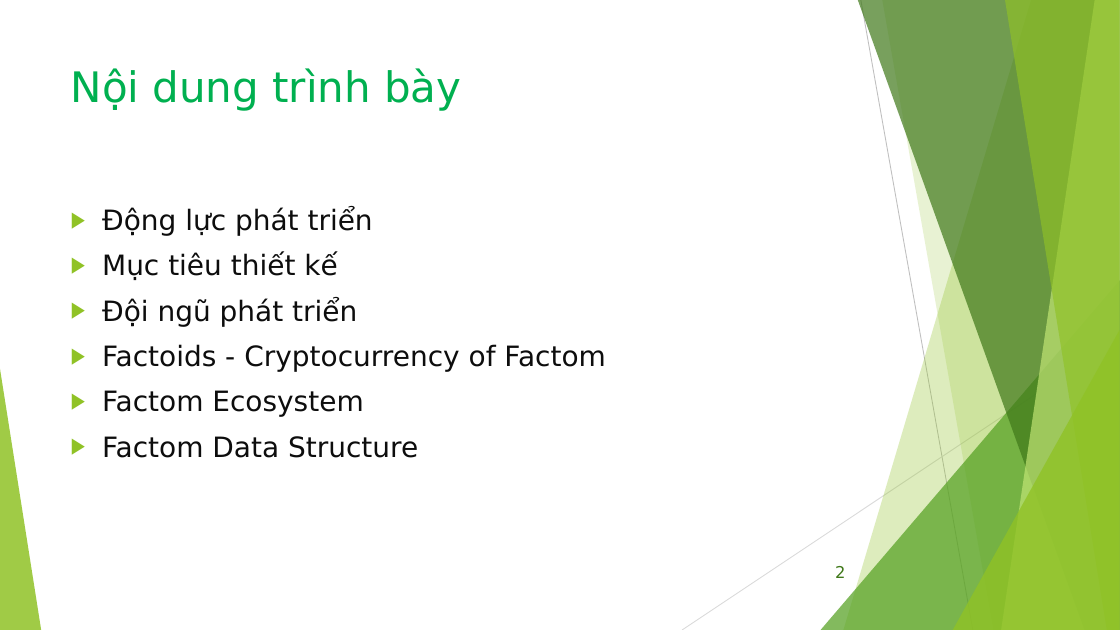
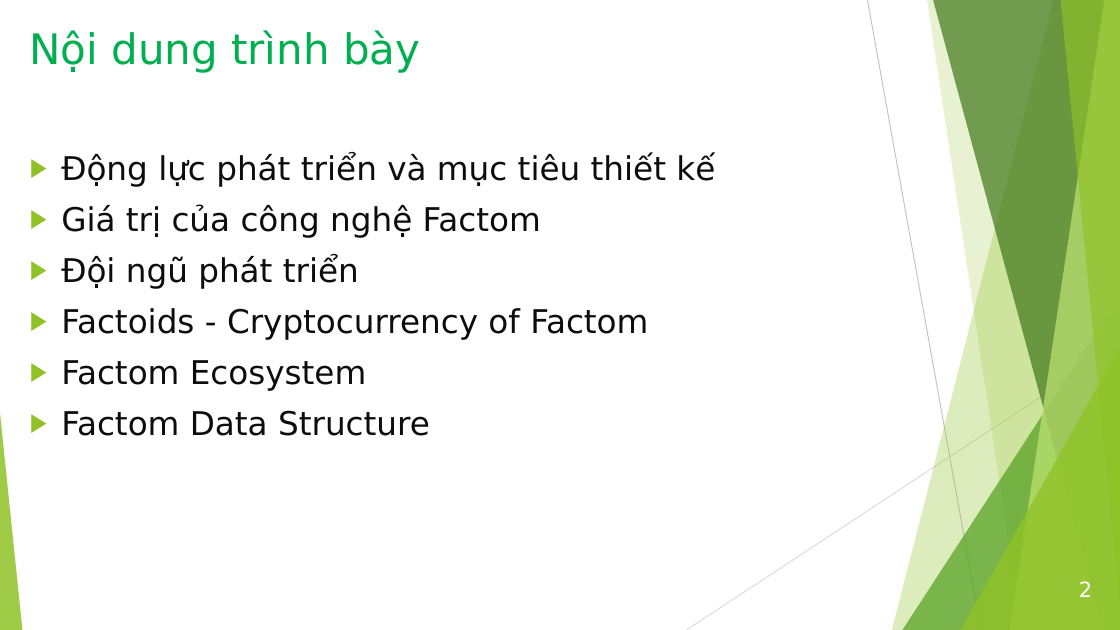
Before and after one commit to bku-blockchain/factom-research, a slide deck: slide 2 of docs/Factom_Intro_2.pptx. Drawn at 1120x630 pixels with LibreOffice and Linux fonts; fonts in the diff are those of the drawing. Boxes give left, top, right and bottom in pixels: in the first picture for what was removed or moved away, otherwise in the second. Text is boxed around its words. In the diff, an @@ line names an element or a change of style, - is before the commit and + after.

```diff
--- a/docs/Factom_Intro_2.pptx
+++ b/docs/Factom_Intro_2.pptx
@@ title "Nội dung trình bày": place and size @@
-title "Nội dung trình bày" at (71, 68, 461, 111)
+title "Nội dung trình bày" at (29, 30, 420, 73)
@@ line moved from (861, 0) - (973, 630) to (868, 0) - (981, 630) @@
@@ freeform shape: place and size @@
-freeform shape at (844, 0, 1120, 630)
+freeform shape at (892, 0, 1120, 630)
@@ freeform shape: place and size @@
-freeform shape at (882, 0, 1120, 630)
+freeform shape at (928, 0, 1120, 630)
@@ freeform shape: place and size @@
-freeform shape at (858, 0, 1120, 630)
+freeform shape at (933, 0, 1120, 630)
@@ freeform shape: place and size @@
-freeform shape at (1002, 0, 1120, 630)
+freeform shape at (1010, 0, 1120, 630)
@@ freeform shape: place and size @@
-freeform shape at (1005, 0, 1120, 630)
+freeform shape at (1061, 0, 1120, 630)
@@ text "Động lực phát triển và ...": place and size @@
-text "Động lực phát triển và ..." at (102, 208, 605, 458)
+text "Động lực phát triển và ..." at (61, 153, 715, 436)
@@ text at (61, 153, 715, 238): text changed; size 24 to 28 pt @@
-▶ Động lực phát triển
-▶ Mục tiêu thiết kế
+▶ Động lực phát triển và mục tiêu thiết kế
+▶ Giá trị của công nghệ Factom
@@ text at (61, 255, 648, 436): size 24 to 28 pt in "Đội ngũ phát triển", "Factoids - Cryptocurrency of Factom", "Factom Ecosystem", "Factom Data Structure" @@
@@ triangle: place and size @@
-triangle at (821, 280, 1120, 630)
+triangle at (902, 280, 1120, 630)
@@ line moved from (1120, 339) - (682, 630) to (1120, 339) - (686, 630) @@
@@ triangle: place and size @@
-triangle at (953, 330, 1120, 630)
+triangle at (961, 330, 1120, 630)
@@ triangle: place and size @@
-triangle at (0, 369, 41, 630)
+triangle at (0, 369, 23, 630)
@@ page number: place and size @@
-page number at (835, 566, 845, 578)
+page number at (1079, 581, 1092, 597)
@@ page number at (1079, 581, 1092, 597): size 14 to 18 pt, text colour #3F7819 to #FFFFFF @@
```
Also in this commit, not shown: 32 other slides changed, 5 slides added, 15 slides removed.
